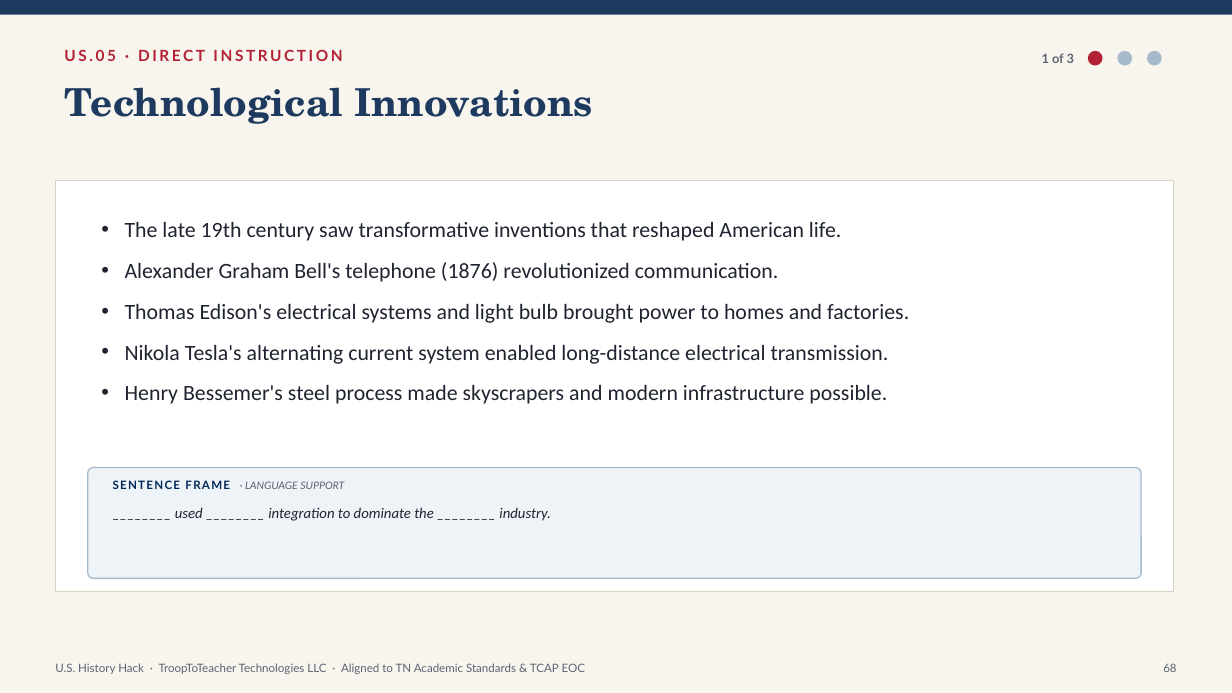
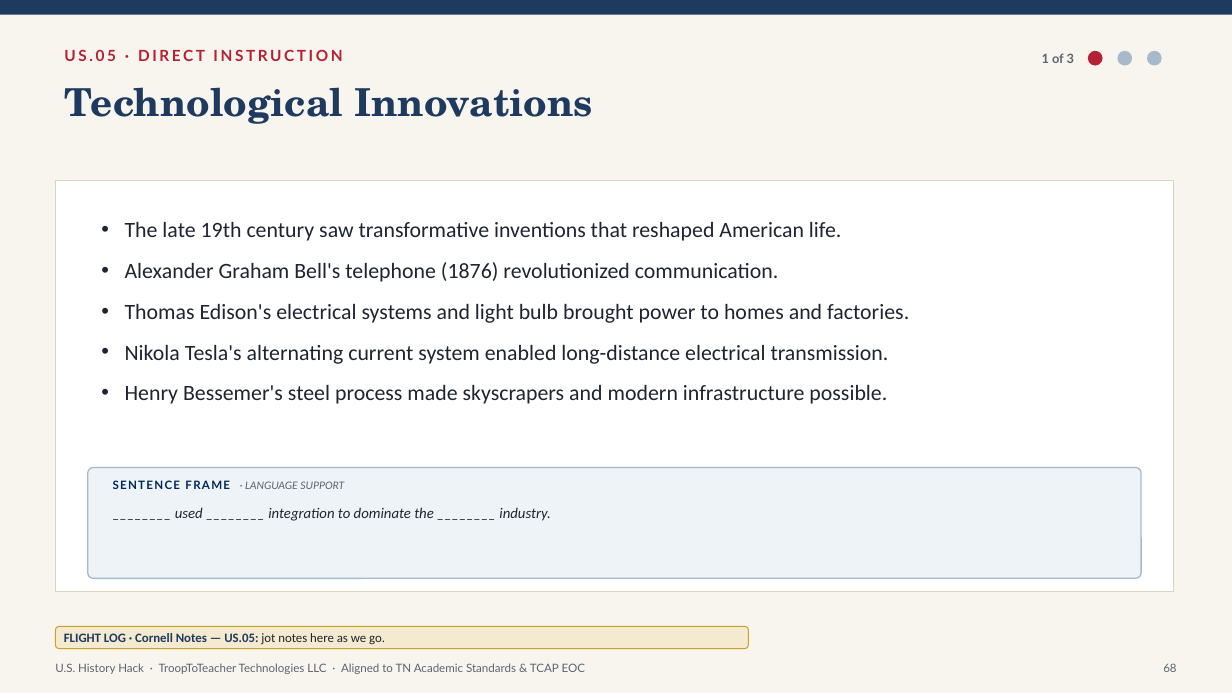
Before and after one commit to Trooptoteacher/trooptoteacher-history, a slide deck: slide 68 of HistoryHack_Platinum/deliverables_unit1/Unit1_Teacher_Deck_America250.pptx. Drawn at 1232x693 pixels with LibreOffice and Linux fonts; fonts in the diff are those of the drawing. Boxes give left, top, right and bottom in pixels: in the first picture for what was removed or moved away, otherwise in the second. Text is boxed around its words. In the diff, an @@ line names an element or a change of style, - is before the commit and + after.

```diff
--- a/HistoryHack_Platinum/deliverables_unit1/Unit1_Teacher_Deck_America250.pptx
+++ b/HistoryHack_Platinum/deliverables_unit1/Unit1_Teacher_Deck_America250.pptx
@@ rounded rectangle added at bbox=[55, 627, 749, 649], fill #F3EAD0, outline #C9A227 0.75 pt, 10 pt, text #1F3A5F, bold @@
+FLIGHT LOG · Cornell Notes — US.05: jot notes here as we go.
```
Also in this commit, not shown: 13 other slides changed, 1 other file.
